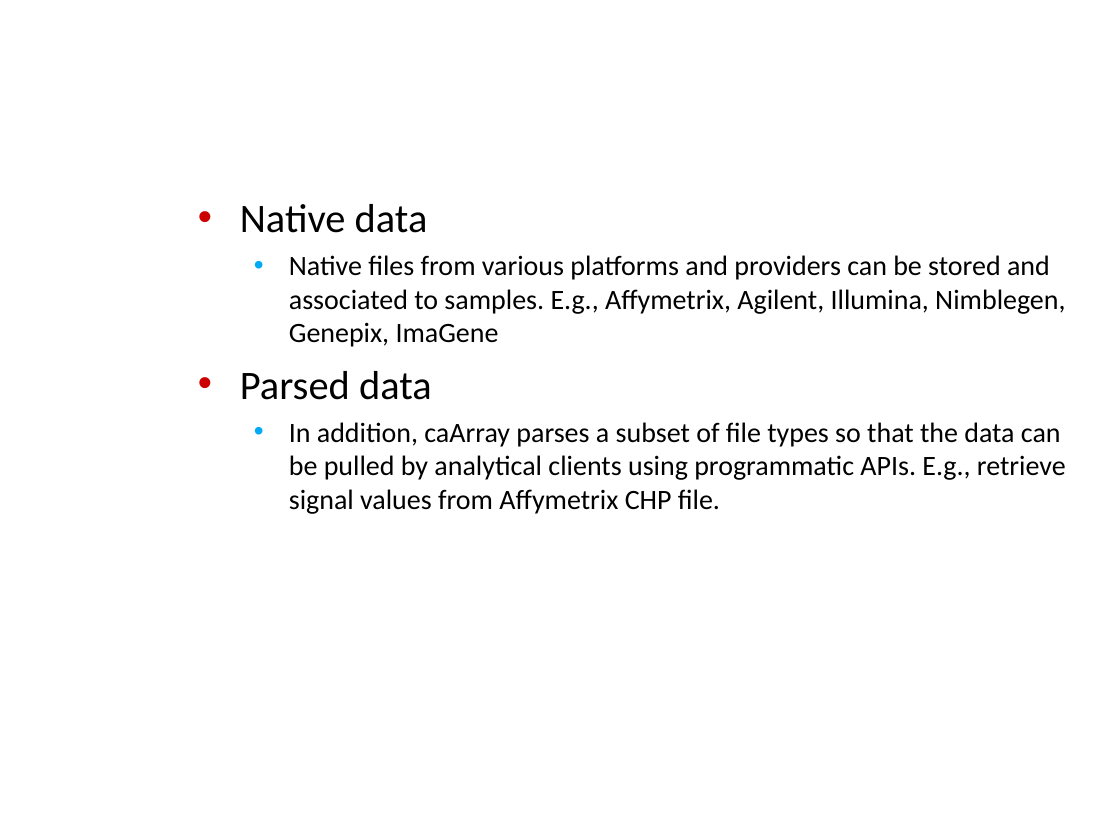
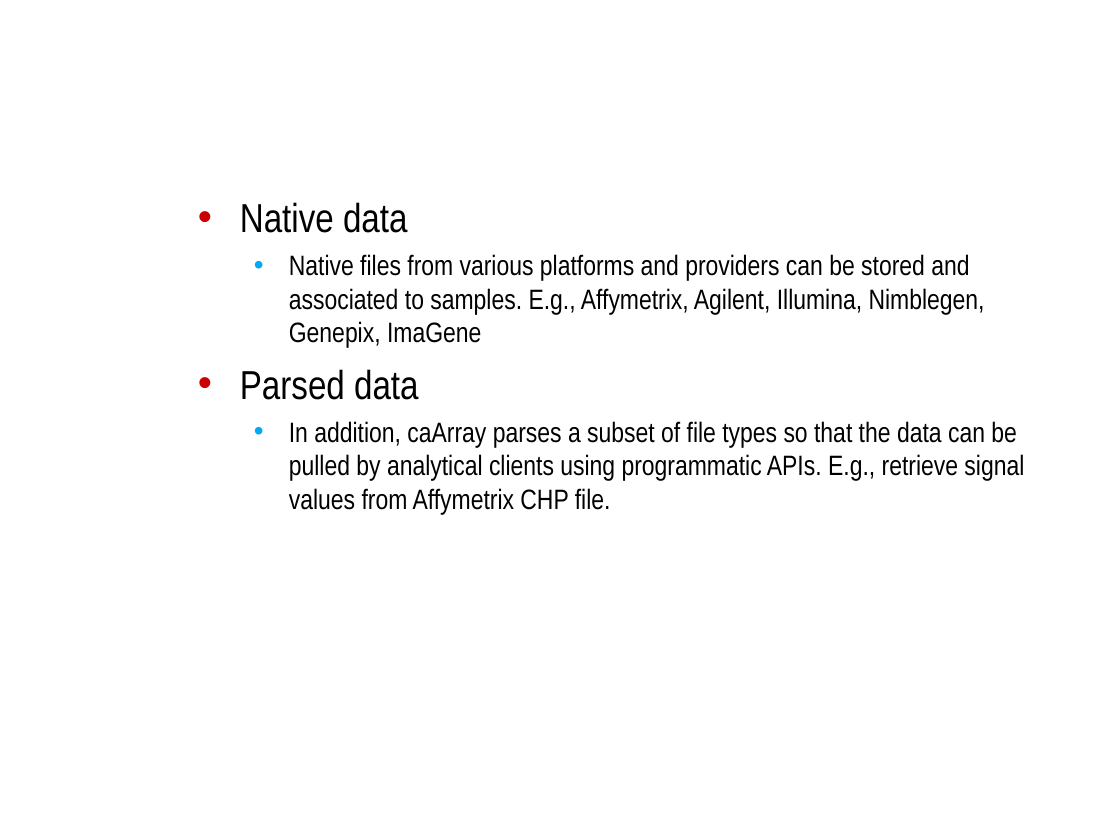
Before and after one commit to NCIP/caarray-docs, a slide deck: slide 5 of project_management/open_meetings/ICR_WS_Meeting_2010_08_11.ppt. Drawn at 1120x840 pixels with LibreOffice and Linux fonts; fonts in the diff are those of the drawing; background and template pictures are left out. Boxes give left, top, right and bottom in pixels: in the first picture for what was removed or moved away, otherwise in the second. Text is boxed around its words. In the diff, an @@ line names an element or a change of style, - is before the commit and + after.

```diff
--- a/project_management/open_meetings/ICR_WS_Meeting_2010_08_11.ppt
+++ b/project_management/open_meetings/ICR_WS_Meeting_2010_08_11.ppt
@@ text "Native data" at bbox=[240, 202, 1024, 515]: font Calibri to Arial Narrow @@
```
Also in this commit, not shown: 11 other slides changed, 2 slides added.
